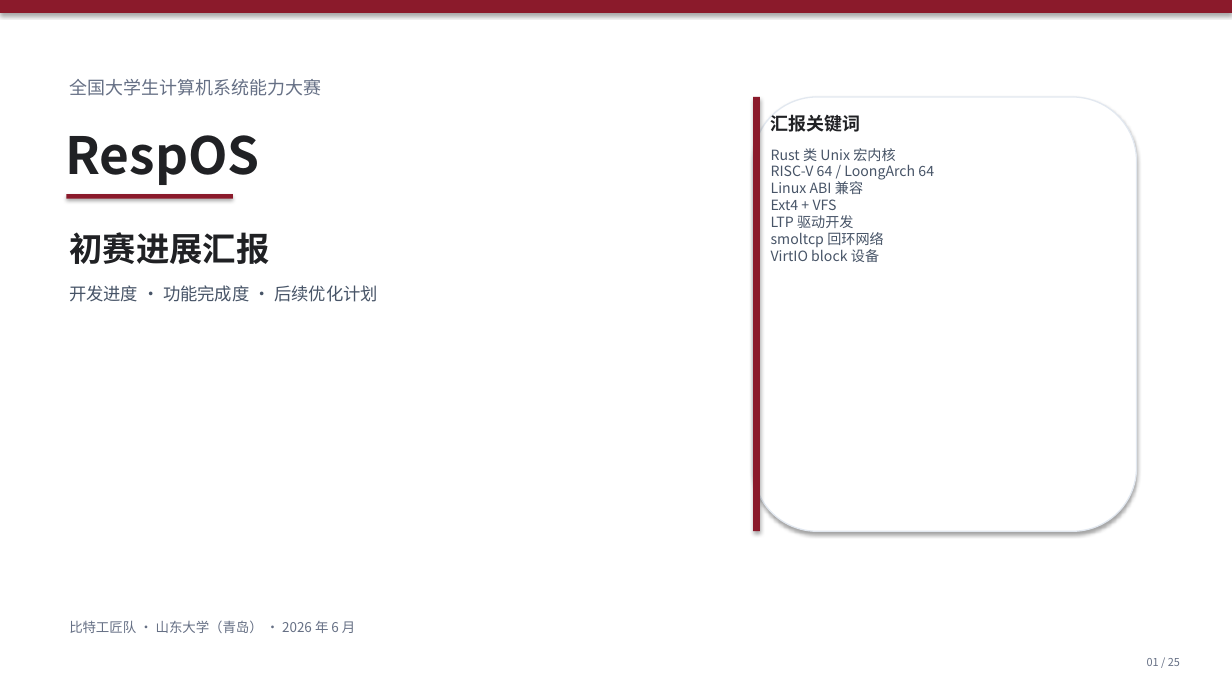
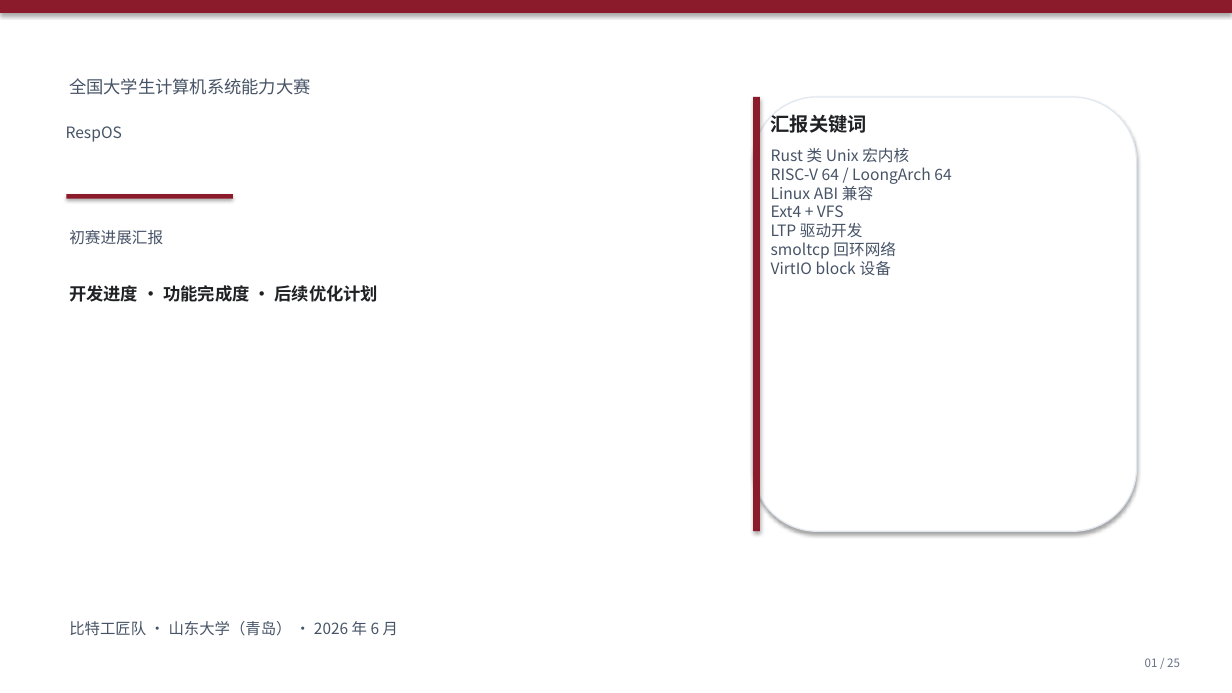
Before and after one commit to Solarpasserby/RespOS, a slide deck: slide 1 of docs/初赛文档/RespOS初赛进展汇报.pptx. Drawn at 1232x693 pixels with LibreOffice and Linux fonts; fonts in the diff are those of the drawing. Boxes give left, top, right and bottom in pixels: in the first picture for what was removed or moved away, otherwise in the second. Text is boxed around its words. In the diff, an @@ line names an element or a change of style, - is before the commit and + after.

Commit message:
fix: 优化pptx

```diff
--- a/docs/初赛文档/RespOS初赛进展汇报.pptx
+++ b/docs/初赛文档/RespOS初赛进展汇报.pptx
@@ text "全国大学生计算机系统能力大赛" at (69, 78, 310, 95): size 14 to 13.5 pt, text colour #667085 to #475467 @@
@@ text "RespOS" at (66, 126, 122, 142): size 40 to 12.2 pt, text colour #202124 to #475467, bold off @@
@@ text "汇报关键词" at (771, 114, 867, 133): size 14 to 15 pt @@
@@ text "Rust 类 Unix 宏内核 RISC-V ..." at (771, 148, 951, 276): size 11 to 12.2 pt @@
@@ text "初赛进展汇报" at (69, 230, 163, 245): size 26 to 12.2 pt, text colour #202124 to #475467, bold off @@
@@ text "开发进度 · 功能完成度 · 后续优化计划" at (69, 285, 378, 302): text colour #475467 to #202124, bold on @@
@@ text "比特工匠队 · 山东大学（青岛） · 2026 ..." at (69, 621, 398, 636): size 10.5 to 12 pt, text colour #667085 to #475467 @@
@@ text "01 / 25" at (1145, 658, 1180, 667): size 8.5 to 9 pt @@
```
Also in this commit, not shown: 24 other slides changed.
